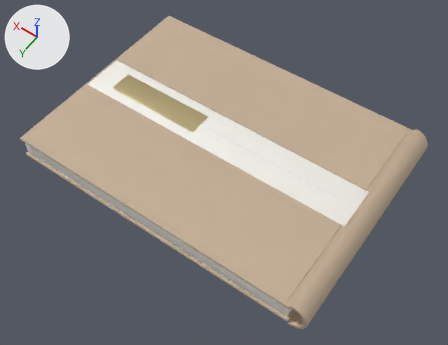
Renders of the glTF model frontend/public/models/album/fascia--landscape.glb from each side of a commit.
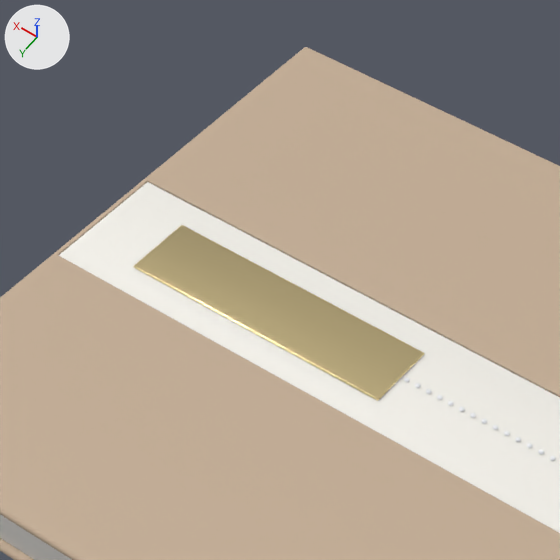
Old and new are each drawn whole from a 50 mm lens placed at (-0.307, 0.42, 0.606), pointed at (-0.023, 0.022, -0.02) and again close up on the part from 15% to 56% of the width and 0% to 54% of the height. The lights are fixed; the arrows at upper left show +X, +Y and +Z. The older version's two pictures come first. Vertices at exactly the same position are counted once.

Objects in the first close-up: 'Band', 'CoverFront', 'Decal', 'Pages', 'Plate' and 2 more.
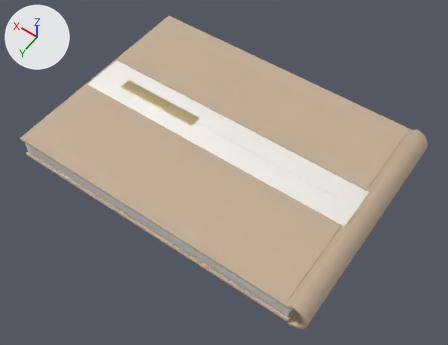
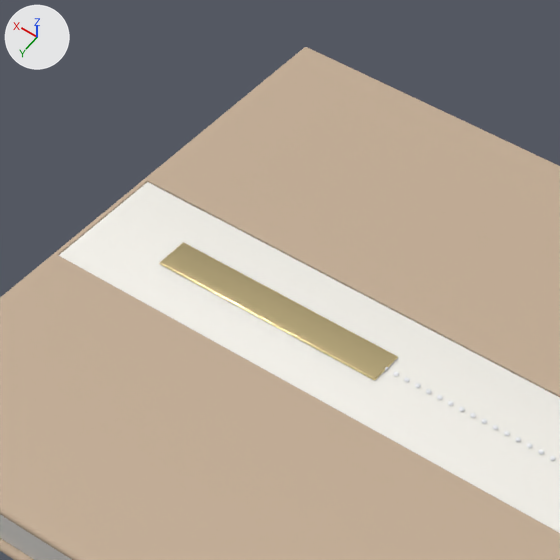
Pixel boxes (x1, y1, x2, y2) of what changed, in the close-ups (560 x 560 px):
'Plate', reshaped (18% narrower, 21% shorter): before (134, 225, 424, 401); after (160, 242, 398, 380)

The change, as a diff of the scene's bpy script:
```diff
--- a/frontend/public/models/album/fascia--landscape.glb.py
+++ b/frontend/public/models/album/fascia--landscape.glb.py
@@ me_plate @@
 # used by ob_plate; location = (0.0978, 0.0, 0.018)
-me_plate.from_pydata(...)  # 152 vertices, 300 faces; spans x -0.068..0.068, y -0.0165..0.0165, z -0.0006..0.0006
+me_plate.from_pydata(...)  # 152 vertices, 300 faces; spans x -0.06..0.06, y -0.0082..0.0082, z -0.0006..0.0006
+# me_plate part 1: 152 of 152 vertices moved; they spanned x -0.068..0.068, y -0.0165..0.0165, z -0.0006..0.0006 and now span x -0.06..0.06, y -0.0082..0.0082, z -0.0006..0.0006; mean shift (0.0, 0.0, 0.0)
 me_plate.materials.append(mat_plate)
```
